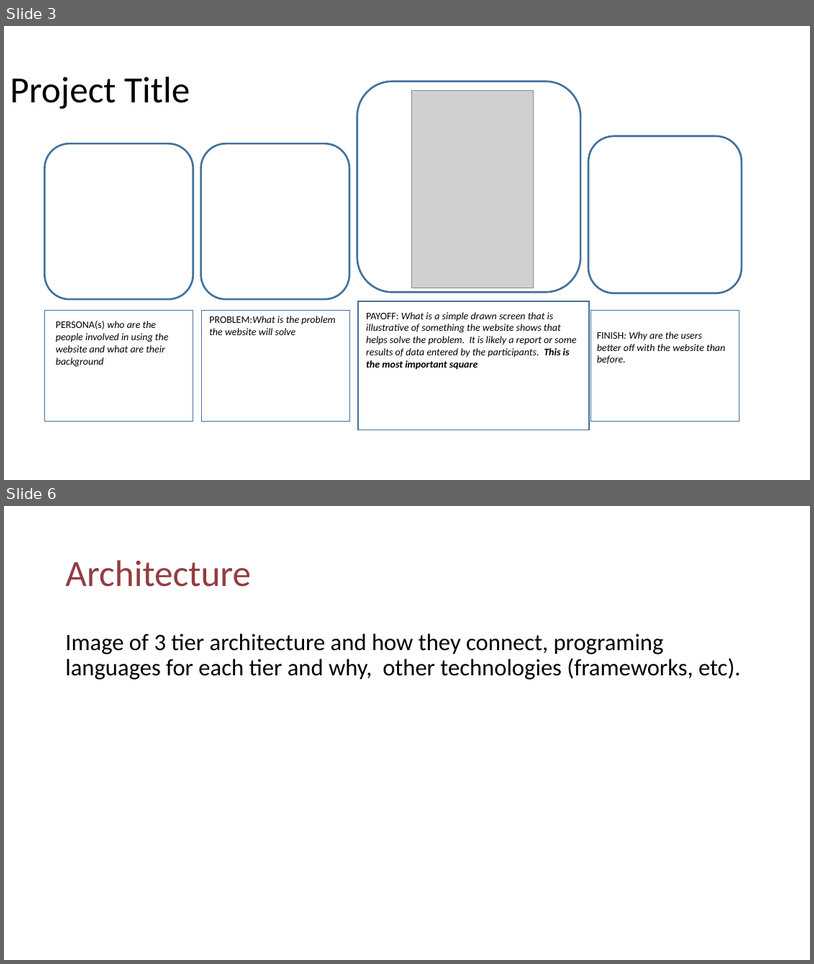
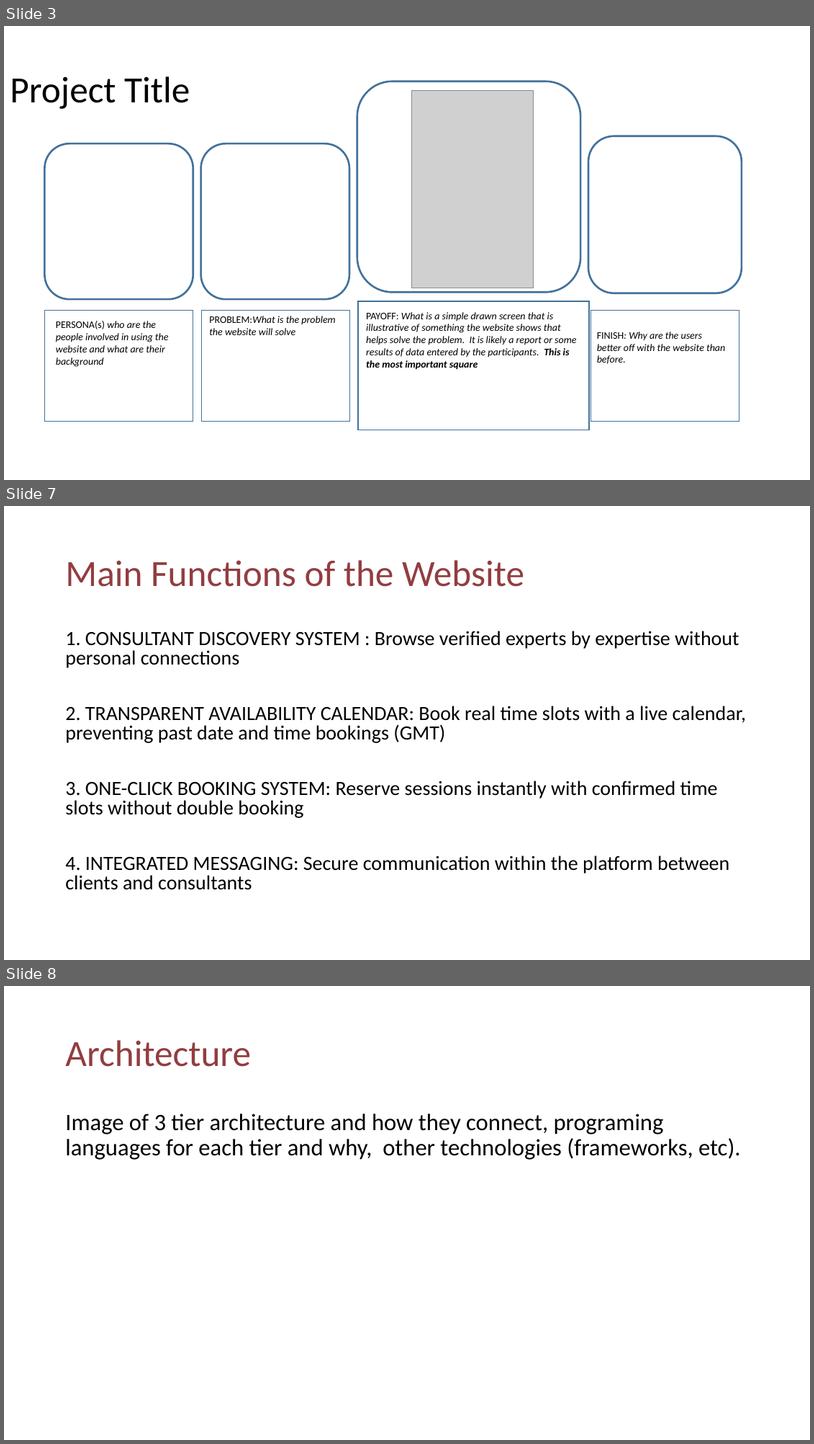
Before and after one commit to mkomemensah/FinalProject_WebTech_maame.kome-mensah, a slide deck: FInal_Project_Faming_Maame_KM.pptx. Shown one above the other, each under a label of ours: slides 3 and 6 before the commit, slides 3, 7 and 8 after it; the slides between them are not shown. The pictures are 814x964 and 814x1444 pixels, drawn with LibreOffice and Linux fonts; fonts in the diff are those of the drawing; grey boxes stand for pictures; background and template pictures are left out. Boxes give left, top, right and bottom in pixels: in the first picture for what was removed or moved away, otherwise in the second. Text is boxed around its words. In the diff, an @@ line names an element or a change of style, - is before the commit and + after.

```diff
--- a/FInal_Project_Faming_Maame_KM.pptx
+++ b/FInal_Project_Faming_Maame_KM.pptx
@@ slide 7 added at (x1=4, y1=506, x2=810, y2=960), background #FFFFFF @@
@@ title added at (x1=65, y1=560, x2=525, y2=587), 44 pt, text #923D41 @@
+Main Functions of the Website
@@ text added at (x1=65, y1=631, x2=746, y2=890), 24 pt, text #000000 @@
+1. CONSULTANT DISCOVERY SYSTEM : Browse verified experts by expertise without personal connections
+2. TRANSPARENT AVAILABILITY CALENDAR: Book real time slots with a live calendar, preventing past date and time bookings (GMT)
+3. ONE-CLICK BOOKING SYSTEM: Reserve sessions instantly with confirmed time slots without double booking
+4. INTEGRATED MESSAGING: Secure communication within the platform between clients and consultants
@@ what was slide 6 is now slide 8 @@
```
Also in this commit, not shown: 2 slides changed, 2 other slides added, 1 slide removed, 4 other files.
